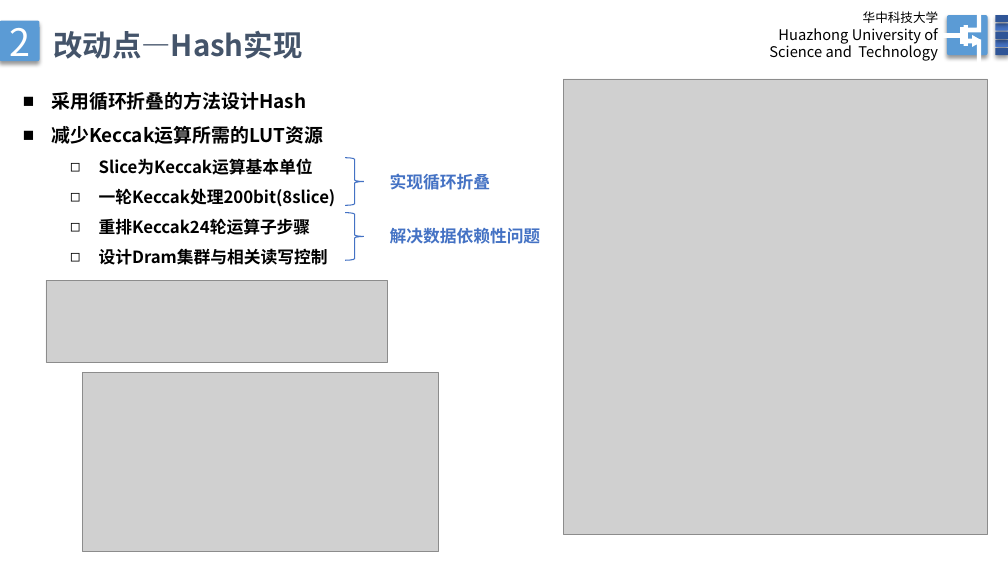
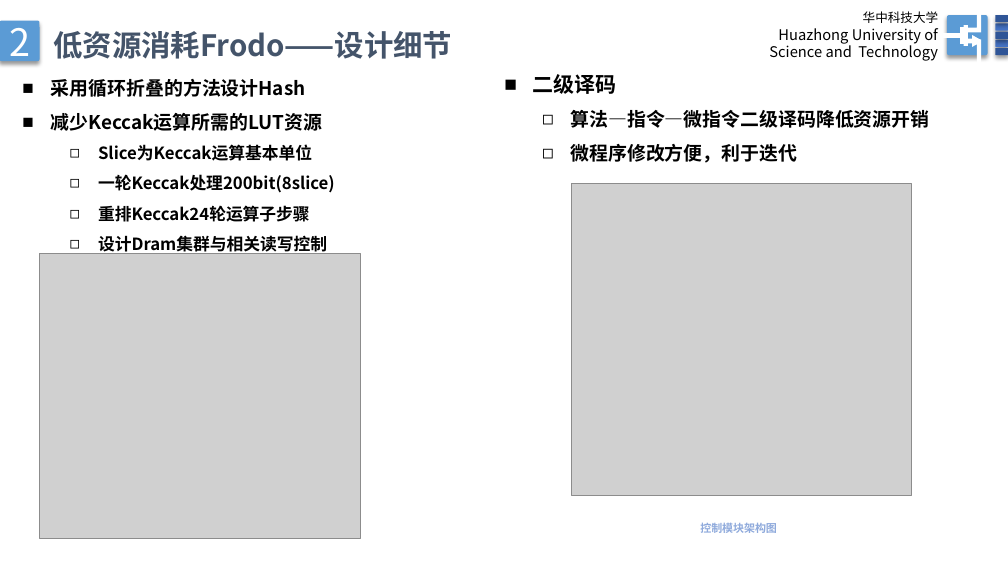
Before and after one commit to Low-Runahead-Frodo/Frodo, a slide deck: slide 3 of doc/5月汇报.pptx. Drawn at 1008x567 pixels with LibreOffice and Linux fonts; fonts in the diff are those of the drawing; grey boxes stand for pictures. Boxes give left, top, right and bottom in pixels: in the first picture for what was removed or moved away, otherwise in the second. Text is boxed around its words. In the diff, an @@ line names an element or a change of style, - is before the commit and + after.

```diff
--- a/doc/5月汇报.pptx
+++ b/doc/5月汇报.pptx
@@ text at <box>53,31,452,59</box>: text changed @@
-改动点—Hash实现
+低资源消耗Frodo——设计细节
@@ text "采用循环折叠的方法设计Hash": place and size @@
-text "采用循环折叠的方法设计Hash" at <box>51,92,336,265</box>
+text "采用循环折叠的方法设计Hash" at <box>51,79,335,254</box>
@@ text added at <box>533,74,929,163</box>, 18 pt, text #000000, bold @@
+■ 二级译码
+  ◻ 算法—指令—微指令二级译码降低资源开销
+  ◻ 微程序修改方便，利于迭代
@@ right brace removed at <box>346,158,364,206</box> @@
@@ text removed at <box>390,174,490,190</box> @@
-实现循环折叠
@@ picture: place and size @@
-picture at <box>563,79,988,535</box>
+picture at <box>572,184,912,495</box>
@@ right brace removed at <box>346,212,364,260</box> @@
@@ text removed at <box>390,228,541,244</box> @@
-解决数据依赖性问题
@@ picture added at <box>40,253,361,538</box> @@
@@ picture removed at <box>46,281,388,363</box> @@
@@ picture removed at <box>82,373,439,551</box> @@
@@ text added at <box>700,523,777,533</box>, 10.5 pt, text #8FAADC, bold @@
+控制模块架构图
```
Also in this commit, not shown: 1 other slide changed, 2 slides added, 6 slides removed, 46 other files.
